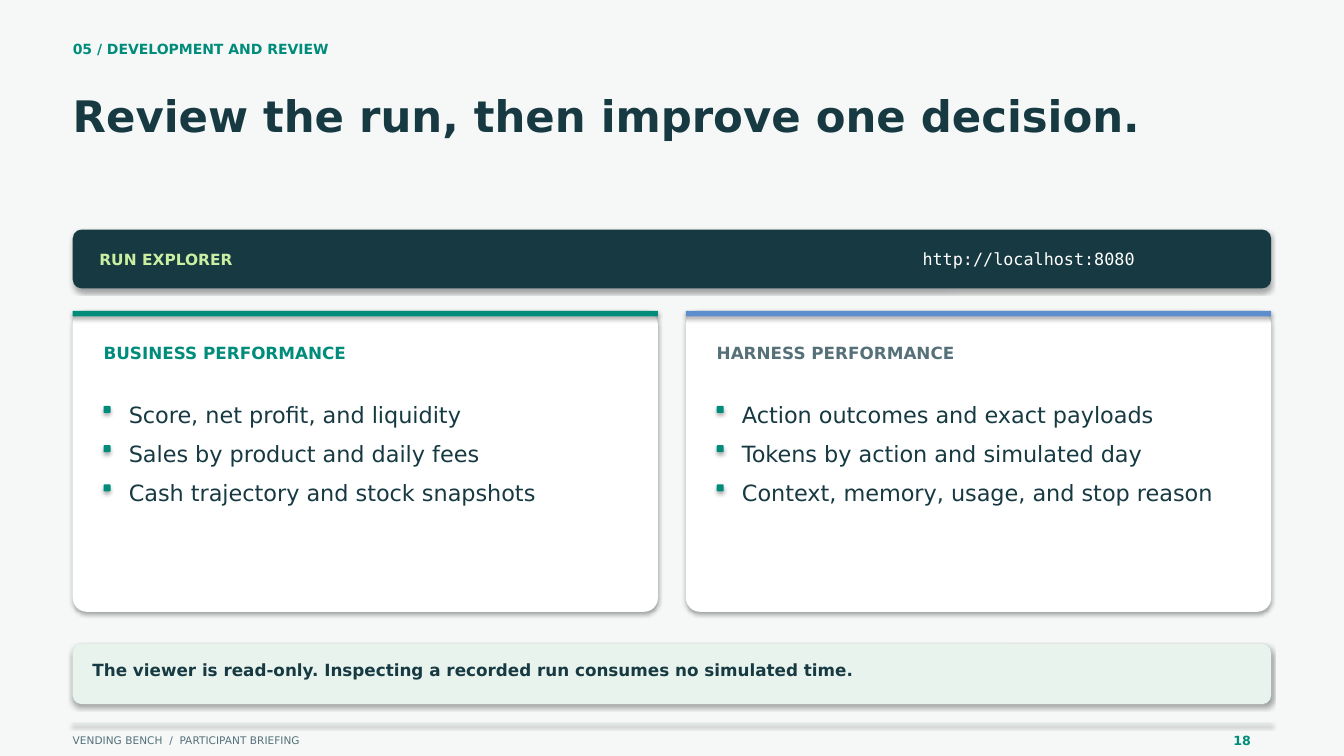
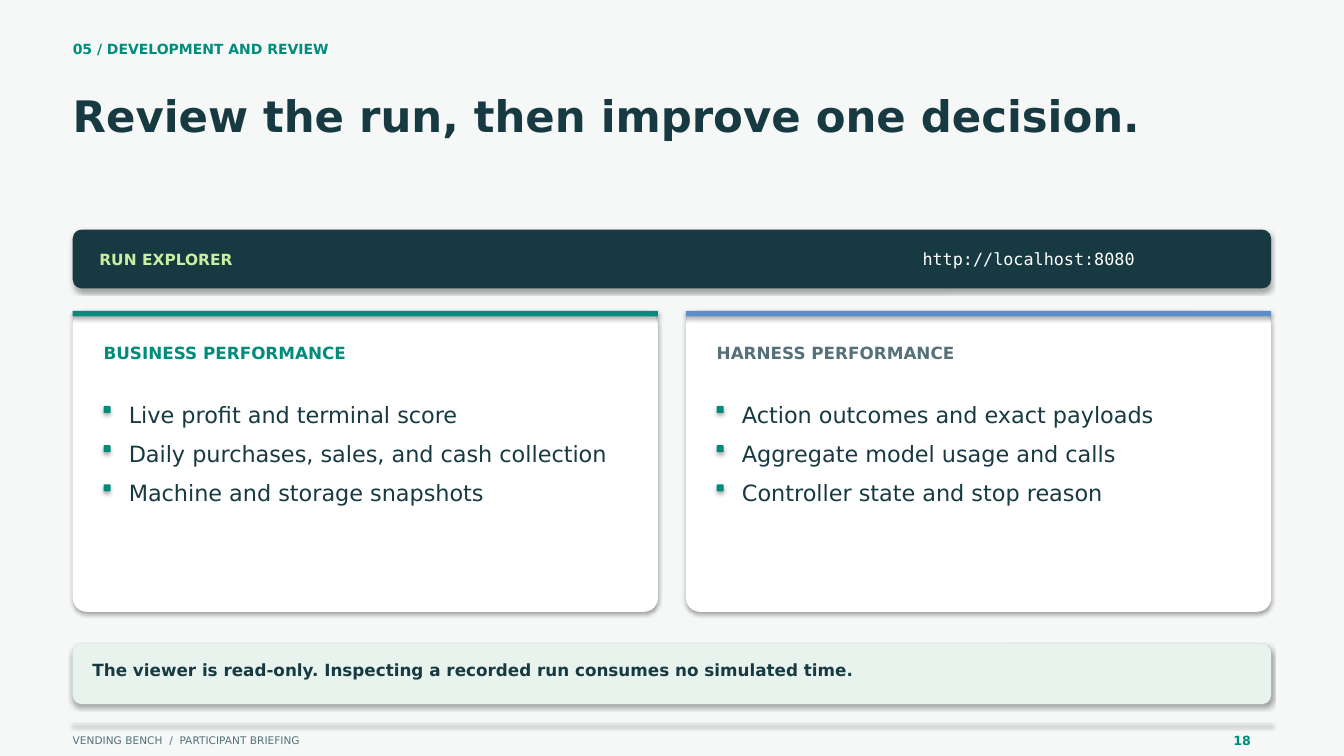
Before and after one commit to adriankhy93/VendingBenchSimplified, a slide deck: slide 18 of presentations/participant-briefing.pptx. Drawn at 1344x756 pixels with LibreOffice and Linux fonts; fonts in the diff are those of the drawing. Boxes give left, top, right and bottom in pixels: in the first picture for what was removed or moved away, otherwise in the second. Text is boxed around its words. In the diff, an @@ line names an element or a change of style, - is before the commit and + after.

```diff
--- a/presentations/participant-briefing.pptx
+++ b/presentations/participant-briefing.pptx
@@ text at (129,406,457,428): text changed @@
-Score, net profit, and liquidity
+Live profit and terminal score
@@ text at (129,445,606,467): text changed @@
-Sales by product and daily fees
+Daily purchases, sales, and cash collection
@@ text at (742,445,1115,467): text changed @@
-Tokens by action and simulated day
+Aggregate model usage and calls
@@ text at (129,484,483,506): text changed @@
-Cash trajectory and stock snapshots
+Machine and storage snapshots
@@ text at (742,484,1103,506): text changed @@
-Context, memory, usage, and stop reason
+Controller state and stop reason
```
Also in this commit, not shown: 11 other slides changed, 2 slides added, 2 slides removed, 43 other files.
